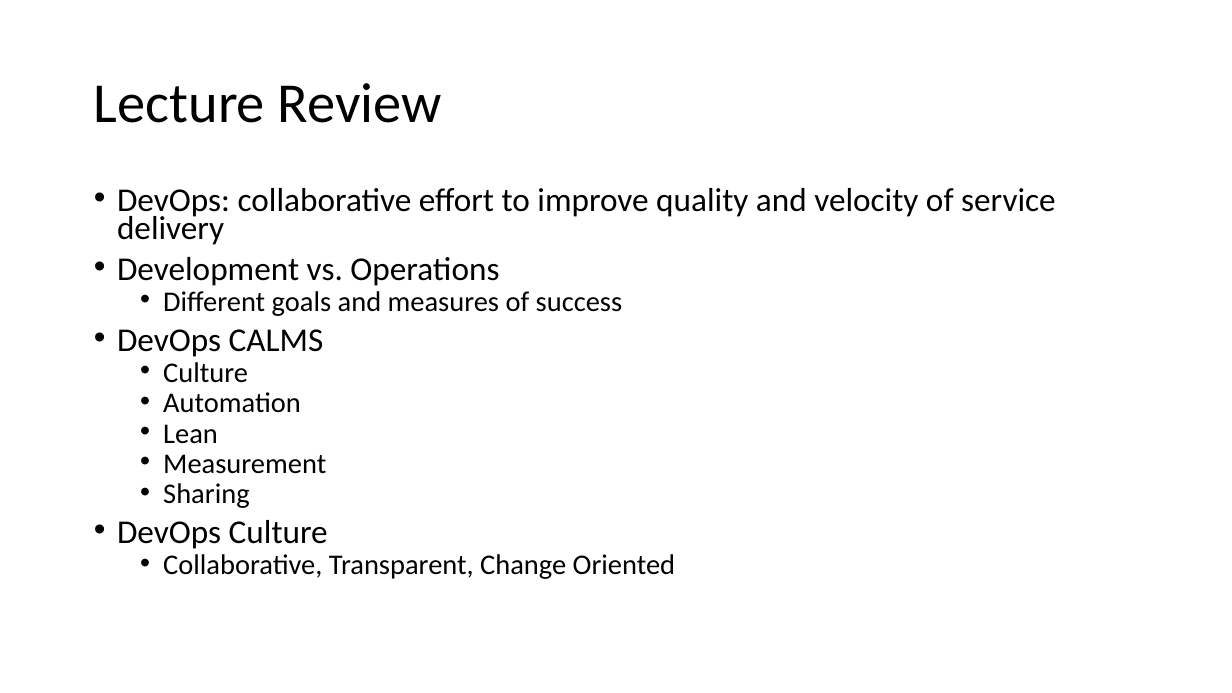
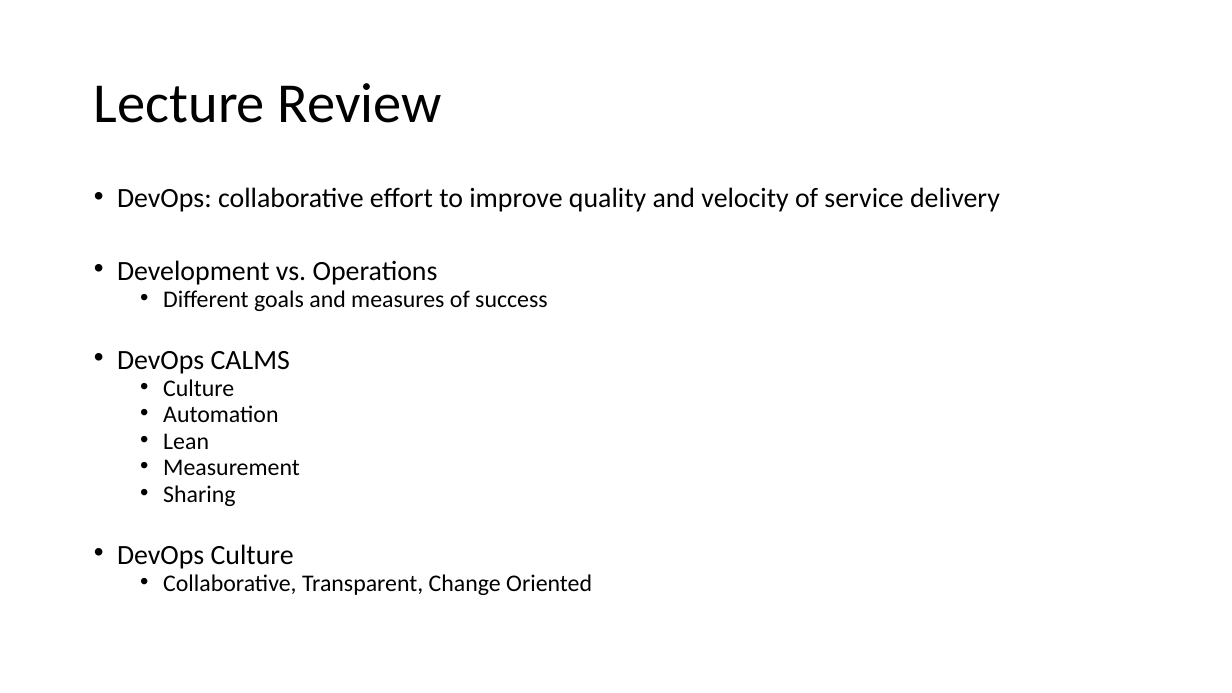
Before and after one commit to jasondbaker/infrastructure-class, a slide deck: slide 4 of review/lecture-review-week-6.pptx. Drawn at 1232x693 pixels with LibreOffice and Linux fonts; fonts in the diff are those of the drawing. Boxes give left, top, right and bottom in pixels: in the first picture for what was removed or moved away, otherwise in the second. Text is boxed around its words. In the diff, an @@ line names an element or a change of style, - is before the commit and + after.

Commit message:
update review

```diff
--- a/review/lecture-review-week-6.pptx
+++ b/review/lecture-review-week-6.pptx
@@ text "DevOps: collaborative effort to improve ..." at (x1=117, y1=187, x2=1000, y2=595): size 25.9 to 21.7 pt in "DevOps: collaborative effort to improve quality and ...", "Development vs. Operations", "DevOps CALMS", "DevOps Culture"; size 22.2 to 18.6 pt in "Different goals and measures of success", "Culture", "Automation", "Lean" and 3 more places @@
```
Also in this commit, not shown: 4 other slides changed.
